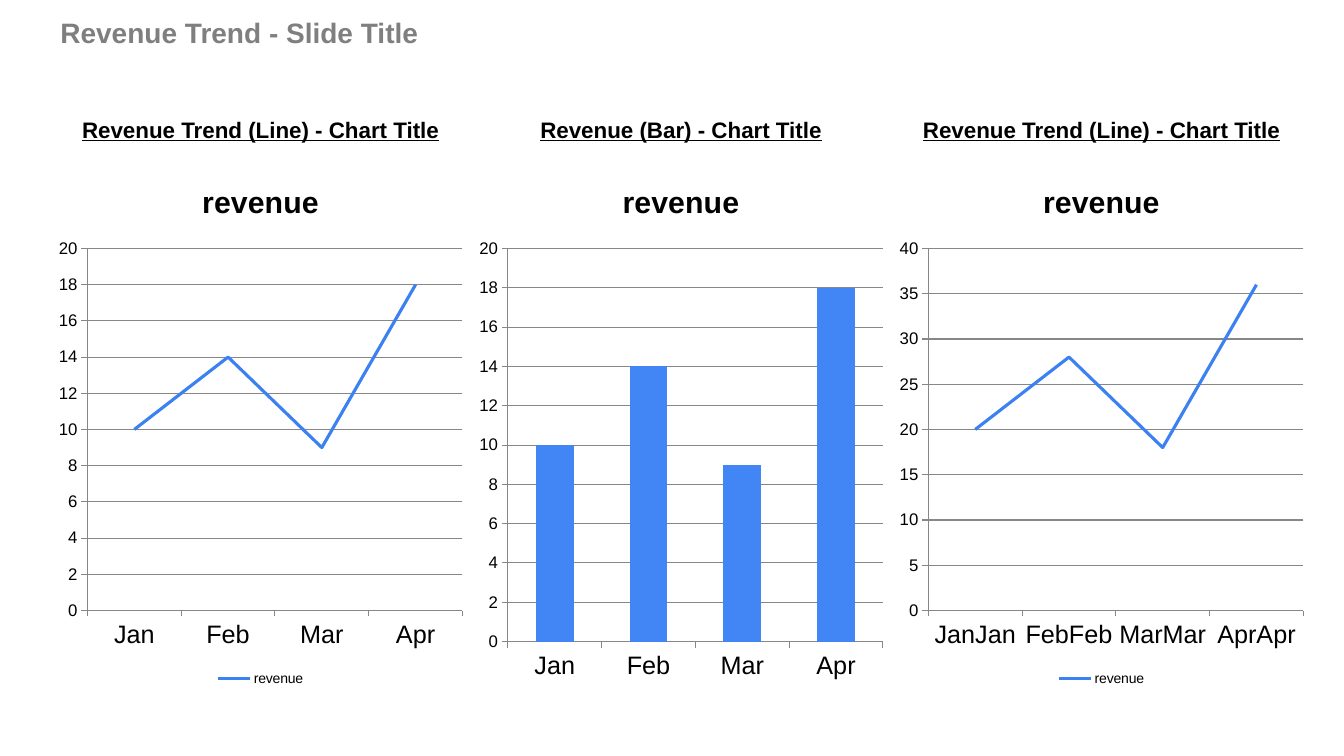
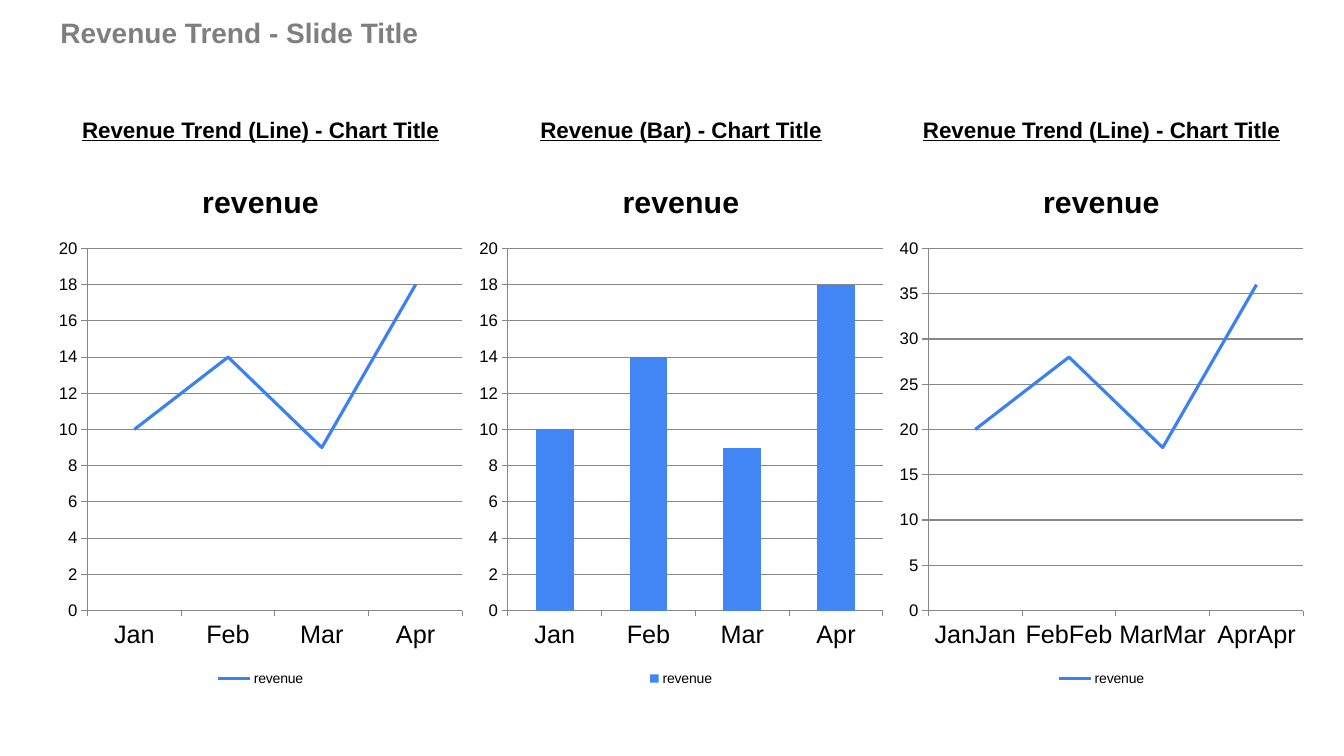
Before and after one commit to josephcobb111/deckbridge, a slide deck: slide 4 of notebooks/demo.pptx. Drawn at 1344x756 pixels with LibreOffice and Linux fonts; fonts in the diff are those of the drawing. Boxes give left, top, right and bottom in pixels: in the first picture for what was removed or moved away, otherwise in the second. Text is boxed around its words. In the diff, an @@ line names an element or a change of style, - is before the commit and + after.

Commit message:
explicitly set legend to visible

```diff
--- a/notebooks/demo.pptx
+++ b/notebooks/demo.pptx
@@ column chart at (x1=471, y1=161, x2=891, y2=691) @@
@@ legend changed @@
```
Also in this commit, not shown: 1 other slide changed, 2 other files.
